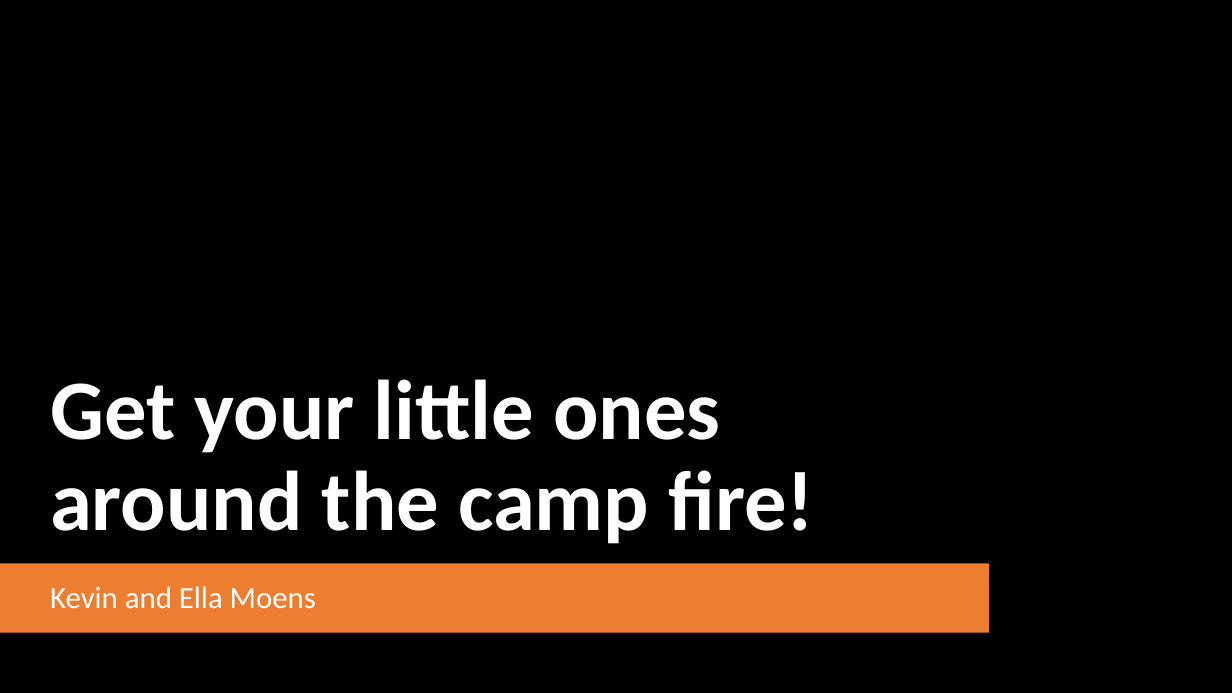
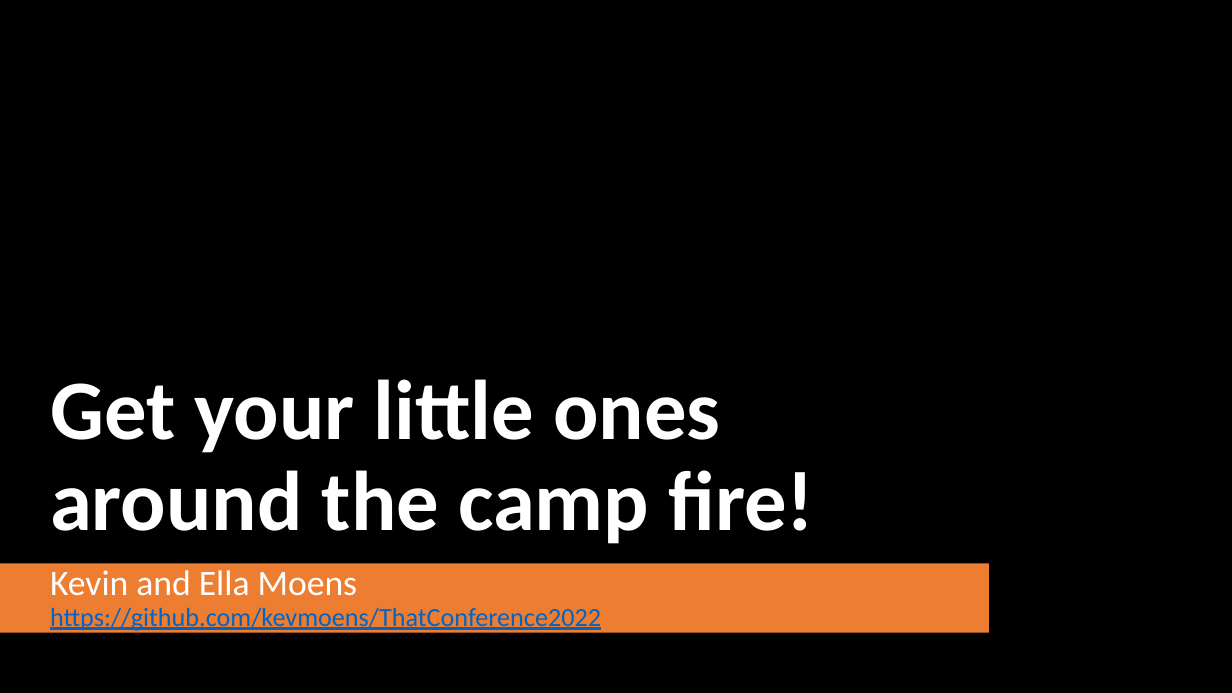
Before and after one commit to kevmoens/ThatConference2022, a slide deck: slide 1 of ThatConference2022.pptx. Drawn at 1232x693 pixels with LibreOffice and Linux fonts; fonts in the diff are those of the drawing; background and template pictures are left out. Boxes give left, top, right and bottom in pixels: in the first picture for what was removed or moved away, otherwise in the second. Text is boxed around its words. In the diff, an @@ line names an element or a change of style, - is before the commit and + after.

```diff
--- a/ThatConference2022.pptx
+++ b/ThatConference2022.pptx
@@ subtitle at <box>50,570,601,631</box>: text changed; size 24 to 20.4 pt; text colour #FFFFFF to #0563C1 @@
-Kevin and Ella Moens
+Kevin and Ella Moens https://github.com/kevmoens/ThatConference2022
```
Also in this commit, not shown: 2 other slides changed, 3 slides added.
